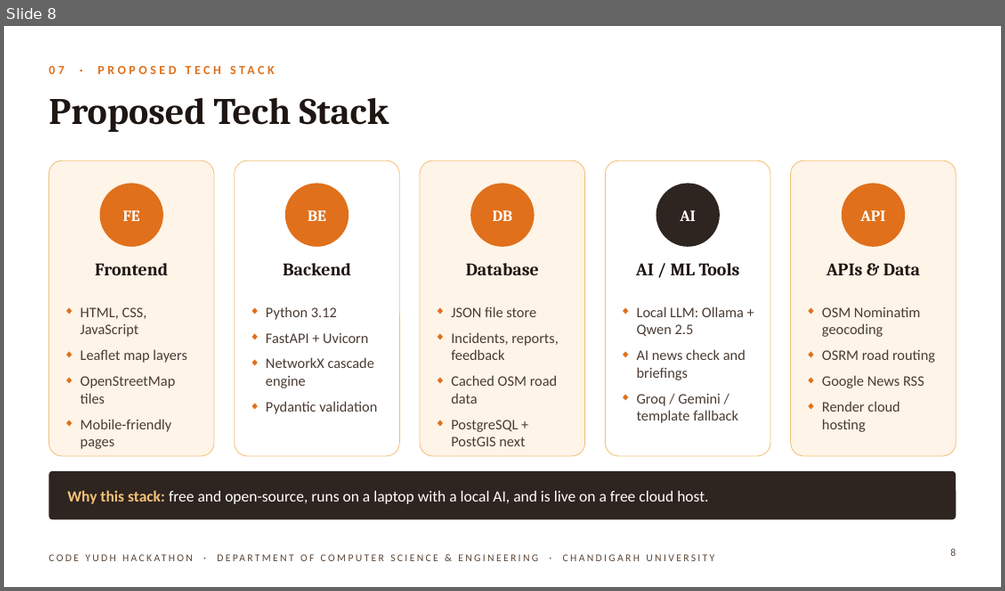
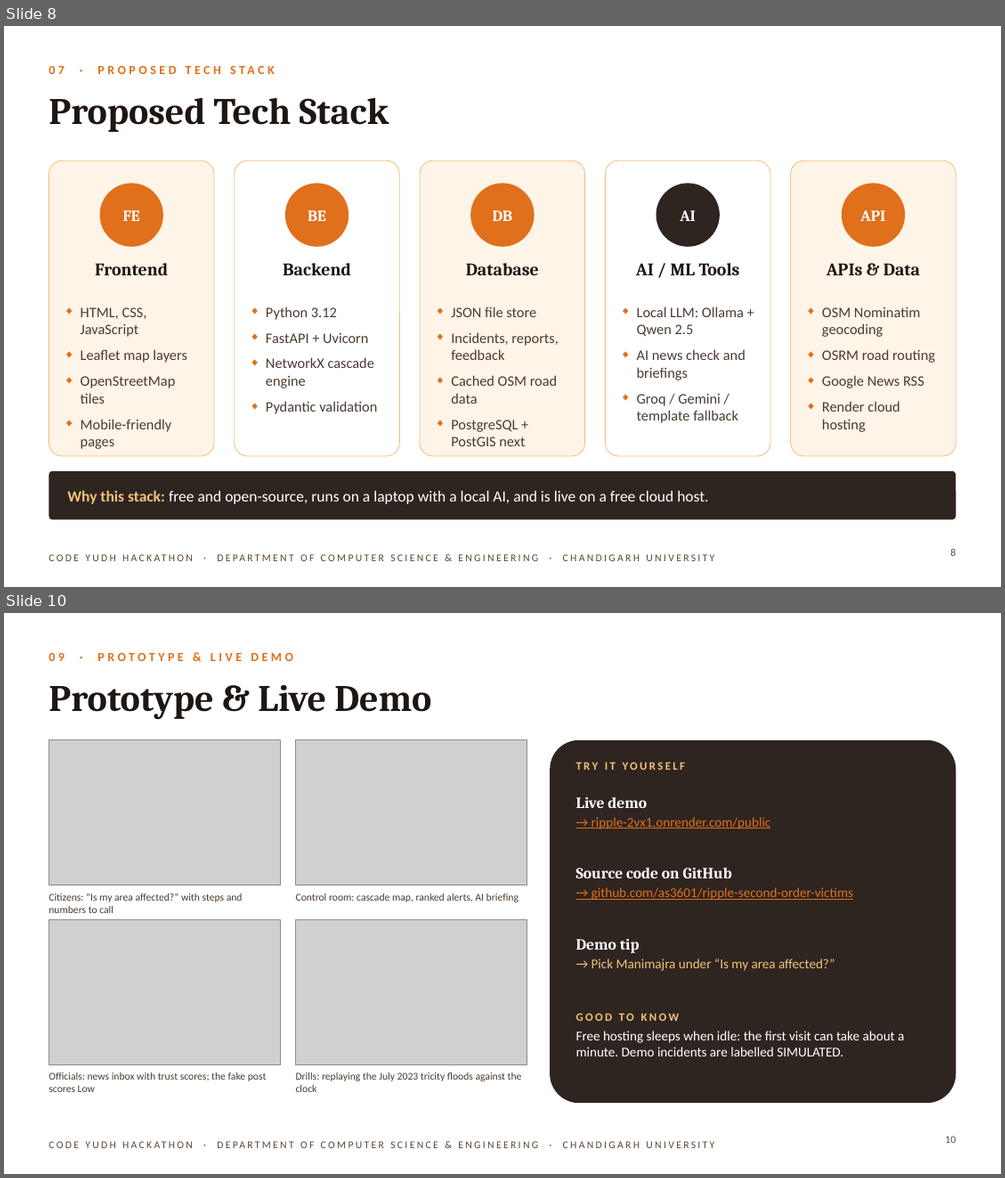
Before and after one commit to as3601/ripple-second-order-victims, a slide deck: Code_Yudh_Ripple_Final.pptx. Shown one above the other, each under a label of ours: slide 8 before the commit, slides 8 and 10 after it; the slides between them are not shown. The pictures are 1005x591 and 1005x1178 pixels, drawn with LibreOffice and Linux fonts; fonts in the diff are those of the drawing; grey boxes stand for pictures; background and template pictures are left out. Boxes give left, top, right and bottom in pixels: in the first picture for what was removed or moved away, otherwise in the second. Text is boxed around its words. In the diff, an @@ line names an element or a change of style, - is before the commit and + after.

```diff
--- a/Code_Yudh_Ripple_Final.pptx
+++ b/Code_Yudh_Ripple_Final.pptx
@@ slide 10 added at (4, 613, 1001, 1174), background picture (left out); not listed: 1 template element that a slide beside it also shows @@
@@ text added at (48, 653, 293, 661), 12 pt, text #E0701B, bold @@
+09 · PROTOTYPE & LIVE DEMO
@@ title added at (48, 685, 431, 720), 36 pt, text #1E1612, bold @@
+Prototype & Live Demo
@@ picture added at (48, 740, 281, 885) @@
@@ picture added at (296, 740, 527, 885) @@
@@ rounded rectangle added at (550, 740, 956, 1103), fill #2E2420 @@
@@ text added at (576, 762, 685, 770), 11 pt, text #F2C27A, bold @@
+TRY IT YOURSELF
@@ text added at (576, 797, 771, 829), 13 pt, text #E0701B, underline @@
+Live demo
+→ ripple-2vx1.onrender.com/public
@@ text added at (576, 868, 853, 900), 13 pt, text #E0701B, underline @@
+Source code on GitHub
+→ github.com/as3601/ripple-second-order-victims
@@ text added at (48, 893, 243, 913), 10 pt, text #4A3B32 @@
+Citizens: “Is my area affected?” with steps and numbers to call
@@ text added at (296, 893, 518, 902), 10 pt, text #4A3B32 @@
+Control room: cascade map, ranked alerts, AI briefing
@@ picture added at (48, 919, 281, 1064) @@
@@ picture added at (296, 919, 527, 1064) @@
@@ text added at (576, 939, 835, 971), 13 pt, text #F2C27A @@
+Demo tip
+→ Pick Manimajra under “Is my area affected?”
@@ text added at (576, 1013, 904, 1056), 13 pt, text #FFFFFF @@
+GOOD TO KNOW
+Free hosting sleeps when idle: the first visit can take about a minute. Demo incidents are labelled SIMULATED.
@@ text added at (48, 1072, 267, 1092), 10 pt, text #4A3B32 @@
+Officials: news inbox with trust scores; the fake post scores Low
@@ text added at (296, 1072, 522, 1092), 10 pt, text #4A3B32 @@
+Drills: replaying the July 2023 tricity floods against the clock
@@ page number added at (945, 1135, 955, 1143), 10 pt, text #5B4636 @@
+10
```
Also in this commit, not shown: 4 slides changed.
